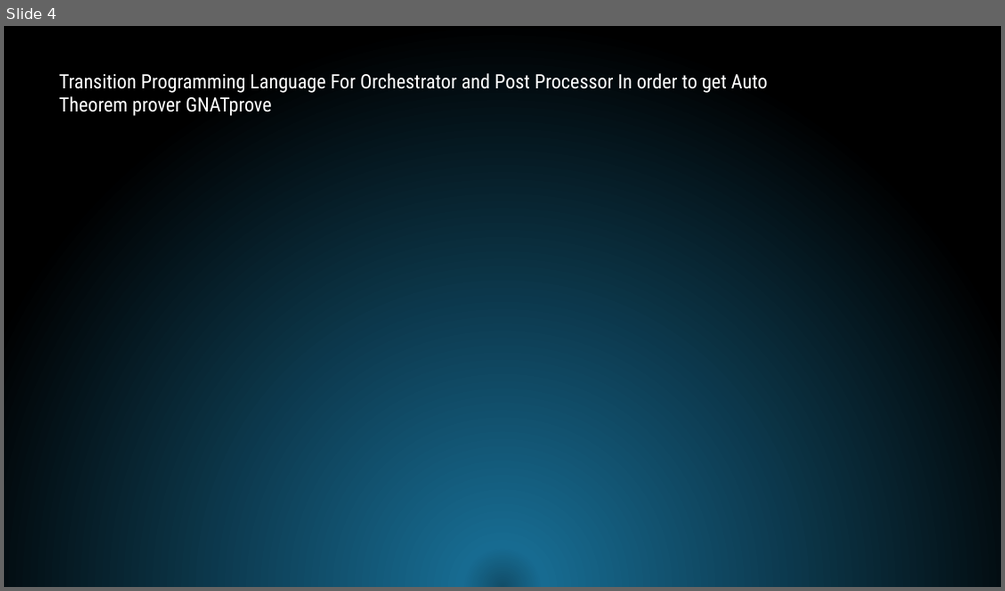
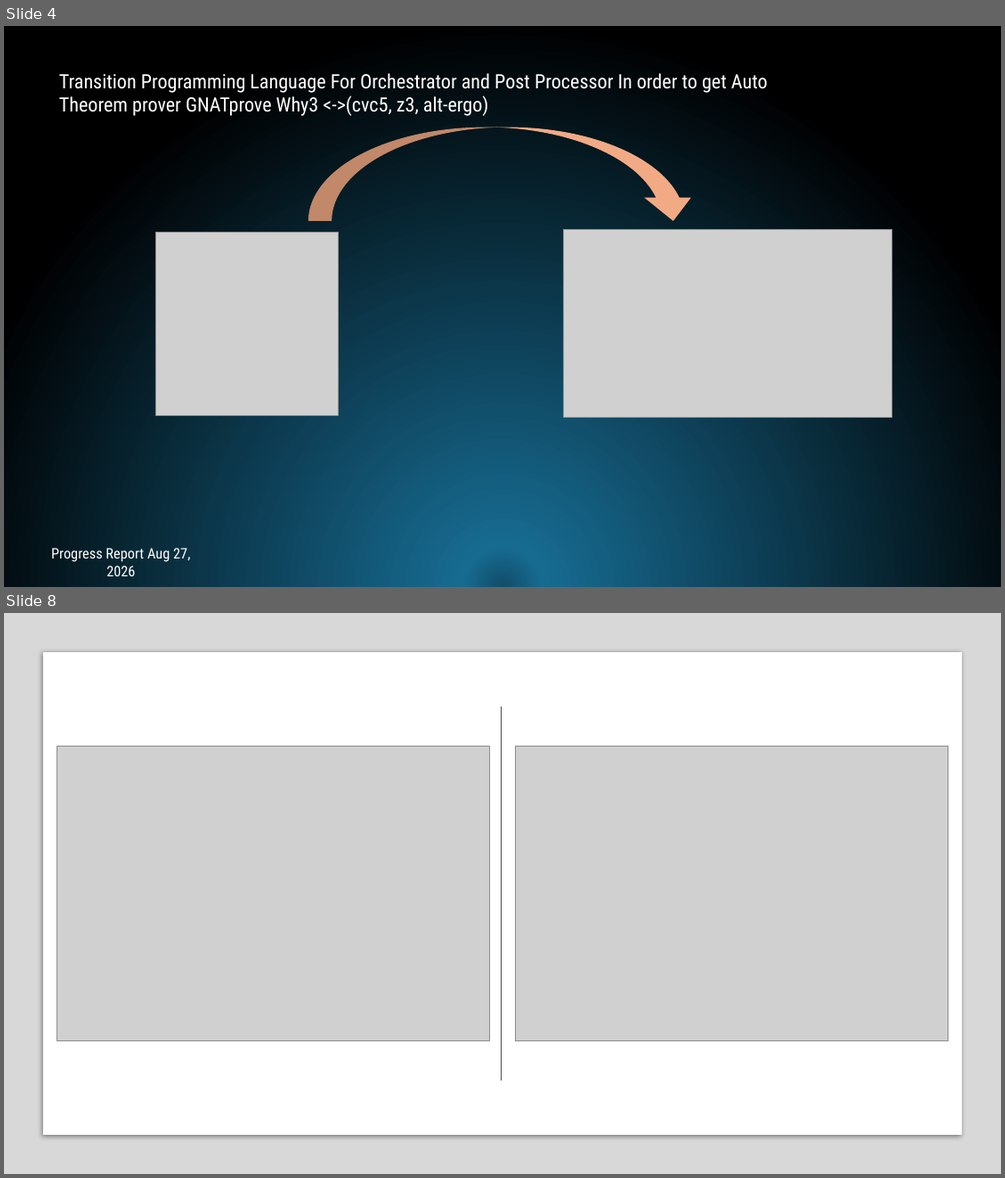
Before and after one commit to albertstarfield/StellarOrion_HypersonicEdition, a slide deck: ProgressReport/Week 12/ProgressReport.pptx. Shown one above the other, each under a label of ours: slide 4 before the commit, slides 4 and 8 after it; the slides between them are not shown. The pictures are 1005x591 and 1005x1178 pixels, drawn with LibreOffice and Linux fonts; fonts in the diff are those of the drawing; grey boxes stand for pictures. Boxes give left, top, right and bottom in pixels: in the first picture for what was removed or moved away, otherwise in the second. Text is boxed around its words. In the diff, an @@ line names an element or a change of style, - is before the commit and + after.

Commit message:
chore: update week-12 progress report, sparta submodule state, and continuity ledger
- ProgressReport/Week 12/ProgressReport.pptx: refreshed presentation.
- sparta: record current submodule working-tree state.
- thoughts/ledgers/CONTINUITY_ses_fcba.md: continuity ledger update.

```diff
--- a/ProgressReport/Week 12/ProgressReport.pptx
+++ b/ProgressReport/Week 12/ProgressReport.pptx
@@ slide 8 added at [4, 613, 1001, 1174], background #FFFFFF @@
@@ rectangle added at [4, 613, 1001, 1174], fill #808080 at 30% opacity @@
@@ rectangle added at [43, 653, 962, 1135], fill #FFFFFF @@
@@ line added from (502, 706) to (502, 1080), #4E4E4E 1 pt @@
@@ picture added at [57, 746, 489, 1041] @@
@@ picture added at [516, 746, 948, 1041] @@
@@ slide 4 changed as well @@
@@ text at [59, 73, 768, 116]: text changed @@
-Transition Programming Language For Orchestrator and Post Processor In order to get Auto Theorem prover GNATprove
+Transition Programming Language For Orchestrator and Post Processor In order to get Auto Theorem prover GNATprove Why3 <->(cvc5, z3, alt-ergo)
@@ curved down arrow added at [308, 127, 696, 220], fill #F2AA84 @@
@@ picture added at [156, 232, 339, 415] @@
@@ picture added at [563, 230, 891, 417] @@
@@ text added at [51, 548, 190, 576], 14 pt, text #FFFFFF @@
+Progress Report Aug 27, 2026
```
Also in this commit, not shown: 1 other slide changed, 7 other slides added, 4 slides removed, 1 other file.
